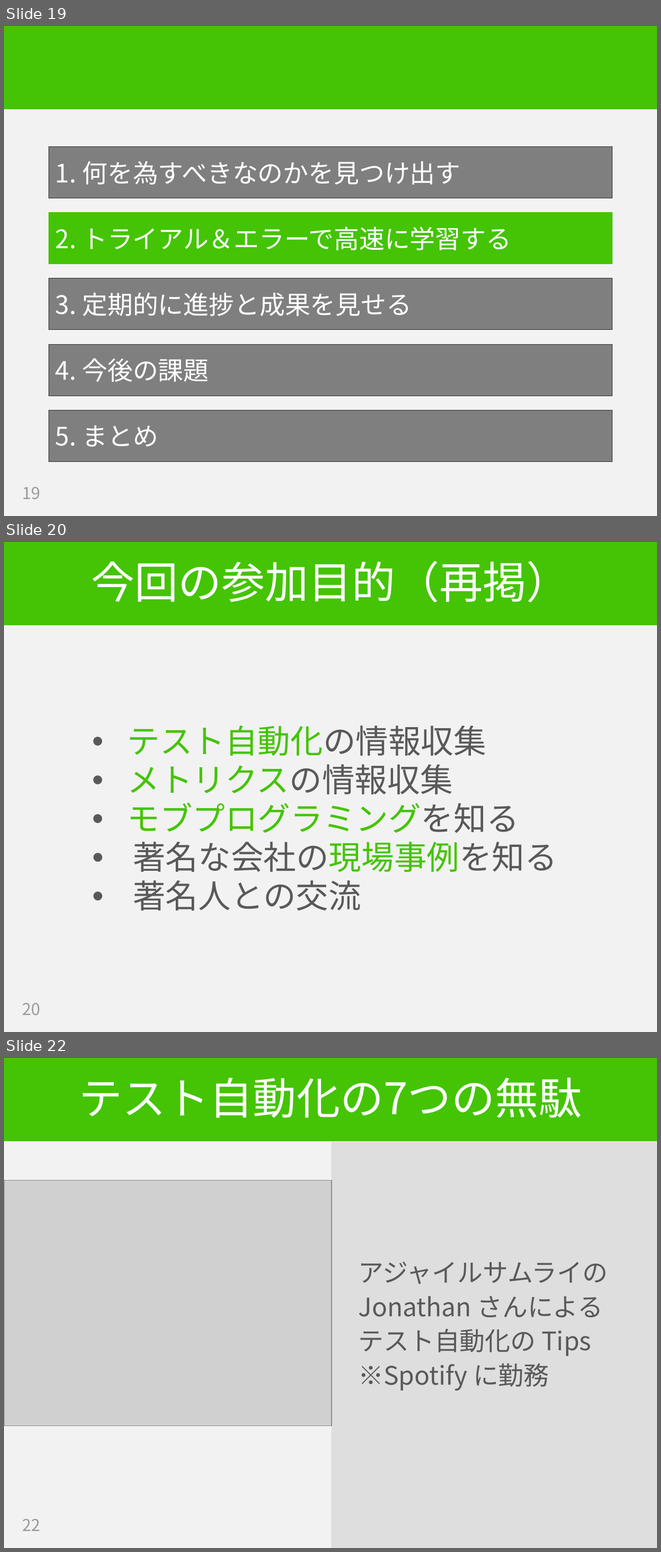
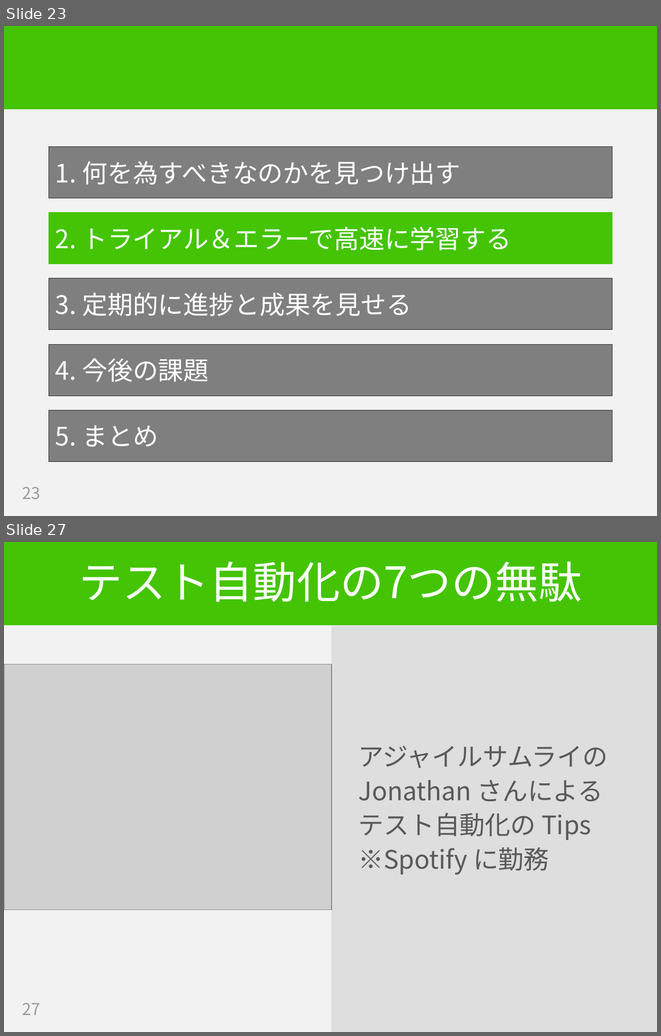
Before and after one commit to hageyahhoo/RSGT2018, a slide deck: SET_at_LINE_ja.pptx. Shown one above the other, each under a label of ours: slides 19, 20 and 22 before the commit, slides 23 and 27 after it; the slides between them are not shown. The pictures are 661x1552 and 661x1036 pixels, drawn with LibreOffice and Linux fonts; fonts in the diff are those of the drawing; grey boxes stand for pictures. Boxes give left, top, right and bottom in pixels: in the first picture for what was removed or moved away, otherwise in the second. Text is boxed around its words. In the diff, an @@ line names an element or a change of style, - is before the commit and + after.

```diff
--- a/SET_at_LINE_ja.pptx
+++ b/SET_at_LINE_ja.pptx
@@ slide 20 removed at (4,542,657,1032), background #F2F2F2; not listed: 1 template element that a slide beside it also shows @@
@@ title removed at (91,561,570,602) @@
-今回の参加目的（再掲）
@@ text removed at (127,725,557,910) @@
-  • テスト自動化の情報収集
-  • メトリクスの情報収集
-  • モブプログラミングを知る
-  • 著名な会社の現場事例を知る
-  • 著名人との交流
@@ page number removed at (23,1003,41,1015) @@
-20
@@ what was slide 19 is now slide 23 @@
@@ page number at (23,487,41,499): text changed @@
-19
+23
@@ what was slide 22 is now slide 27 @@
@@ page number at (23,1003,41,1015): text changed @@
-22
+27
```
Also in this commit, not shown: 8 slides changed, 16 slides added, 3 other slides removed.
